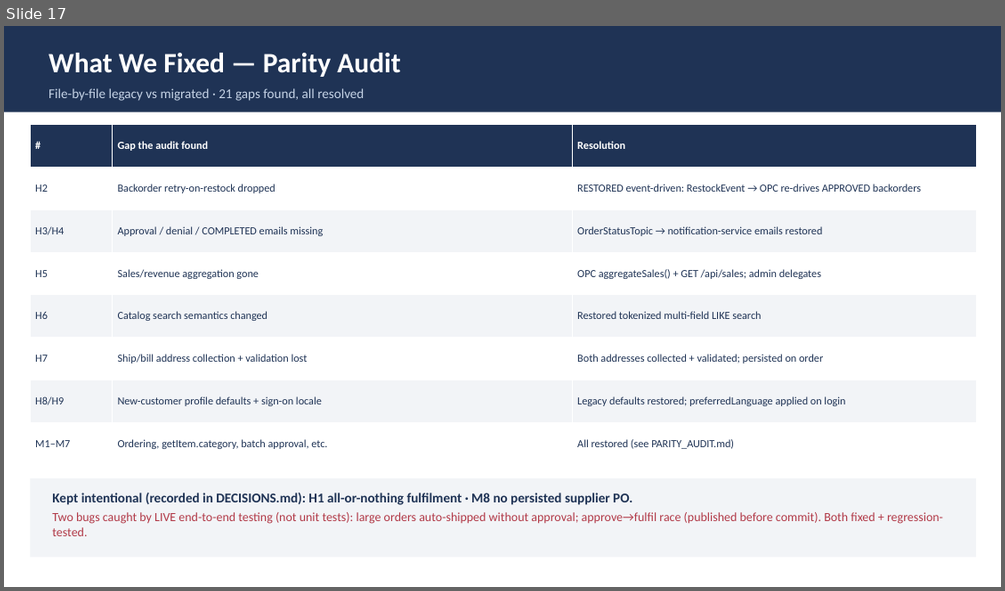
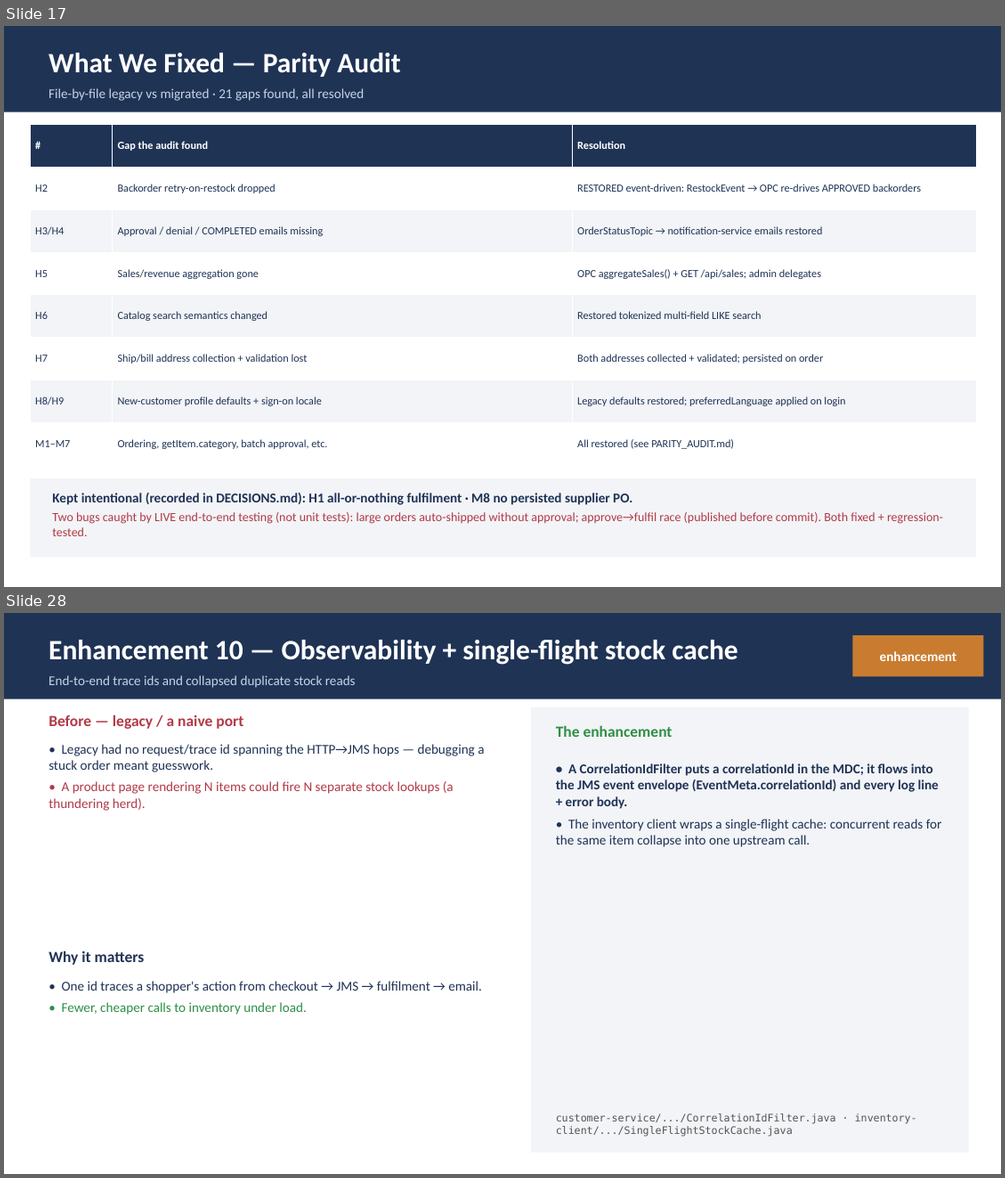
Before and after one commit to Vishak-94/pet-store, a slide deck: docs/PetStore_Demo_45min.pptx. Shown one above the other, each under a label of ours: slide 17 before the commit, slides 17 and 28 after it; the slides between them are not shown. The pictures are 1005x591 and 1005x1178 pixels, drawn with LibreOffice and Linux fonts; fonts in the diff are those of the drawing. Boxes give left, top, right and bottom in pixels: in the first picture for what was removed or moved away, otherwise in the second. Text is boxed around its words. In the diff, an @@ line names an element or a change of style, - is before the commit and + after.

Commit message:
Add enhancements-beyond-parity section to demo deck
- New enh_slide() helper: before / why-it-matters / the-enhancement + code-location footer
- Overview slide (E1-E10 table) + one detailed slide per enhancement:
  BCrypt, central RS256 IdP, transactional outbox, pessimistic stock lock,
  optimistic @Version lock, DLQ + bounded redelivery, idempotent consumers,
  validation + uniform error contract, CSRF + secure cookies, observability + stock cache
- Distinct from the parity audit (which restores legacy behaviour) — these are net improvements
- Agenda updated (section 8), renumbered through 13
- Regenerated PPTX (46 slides), verified zero shape overflow

```diff
--- a/docs/PetStore_Demo_45min.pptx
+++ b/docs/PetStore_Demo_45min.pptx
@@ slide 28 added at (4,613,1001,1174), background #FFFFFF @@
@@ rectangle added at (4,613,1001,699), fill #1F3355 @@
@@ rectangle added at (853,635,984,676), fill #C97C2F @@
@@ text added at (48,640,737,665), 27 pt, text #FFFFFF, bold @@
+Enhancement 10 — Observability + single-flight stock cache
@@ text added at (880,651,957,661), 13 pt, text #FFFFFF, bold @@
+enhancement
@@ text added at (48,675,356,688), 13 pt, text #C5D3E6 @@
+End-to-end trace ids and collapsed duplicate stock reads
@@ text added at (48,714,243,729), 15 pt, text #B23A48, bold @@
+Before — legacy / a naive port
@@ rectangle added at (531,707,969,1152), fill #F2F4F7 @@
@@ text added at (48,744,484,811), 13 pt, text #1F3355 @@
+• Legacy had no request/trace id spanning the HTTP→JMS hops — debugging a stuck order meant guesswork.
+• A product page rendering N items could fire N separate stock lookups (a thundering herd).
@@ text added at (556,725,672,737), 15 pt, text #2F8F46, bold @@
+The enhancement
@@ text added at (556,763,942,847), 13 pt, text #1F3355, bold @@
+• A CorrelationIdFilter puts a correlationId in the MDC; it flows into the JMS event envelope (EventMeta.correlationId) and every log line + error body.
+• The inventory client wraps a single-flight cache: concurrent reads for the same item collapse into one upstream call.
@@ text added at (48,950,145,965), 15 pt, text #1F3355, bold @@
+Why it matters
@@ text added at (62,981,482,1014), 13 pt, text #1F3355 @@
+• One id traces a shopper's action from checkout → JMS → fulfilment → email.
+• Fewer, cheaper calls to inventory under load.
@@ text added at (556,1113,917,1136), 10 pt, text #555555 @@
+customer-service/.../CorrelationIdFilter.java · inventory-client/.../SingleFlightStockCache.java
```
Also in this commit, not shown: 1 slide changed, 10 other slides added, 1 other file.
